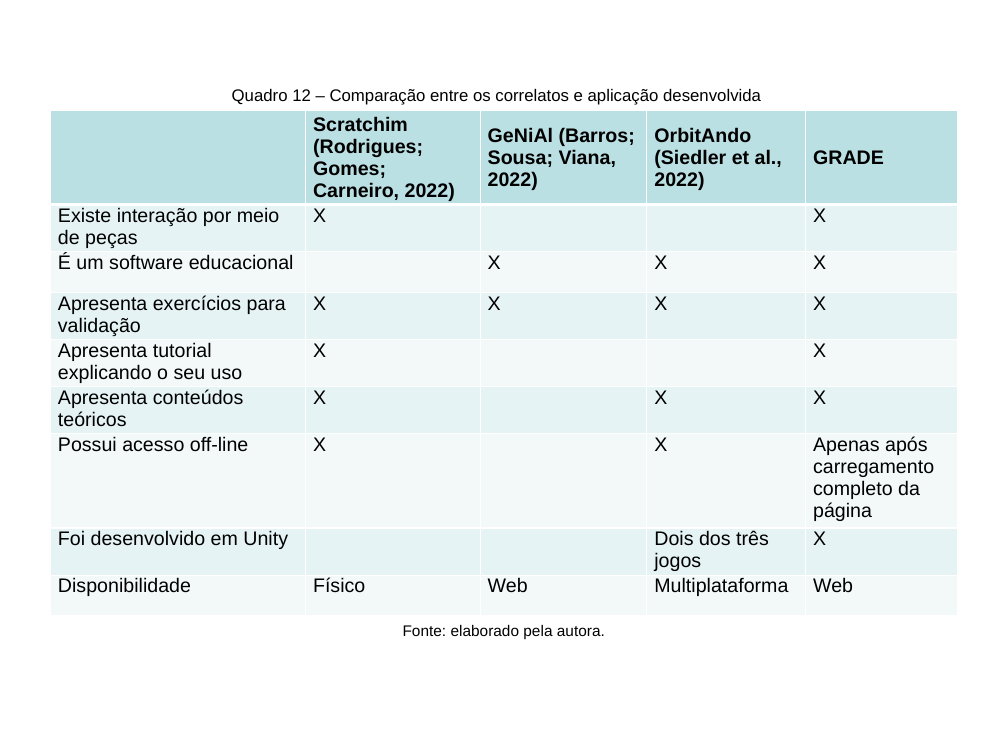
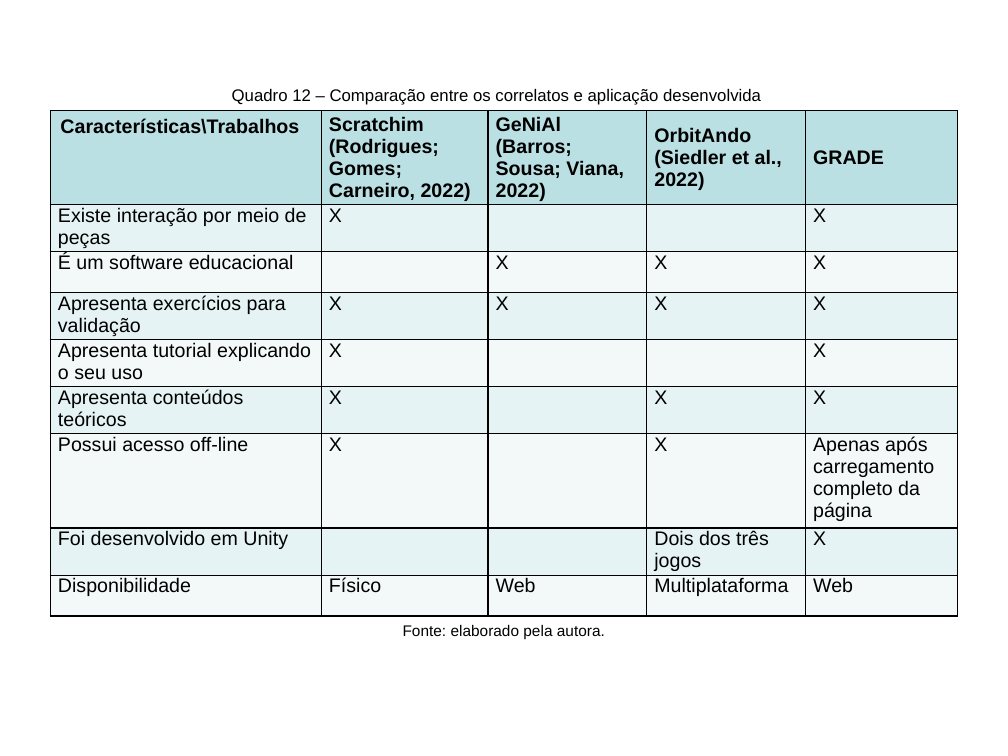
Before and after one commit to PanicAThePython/tcc_NataliaSensWeise, a slide deck: slide 36 of Slides_NataliaSensWeise.pptx (slide 31 before the commit). Drawn at 1008x756 pixels with LibreOffice and Linux fonts; fonts in the diff are those of the drawing; background and template pictures are left out. Boxes give left, top, right and bottom in pixels: in the first picture for what was removed or moved away, otherwise in the second. Text is boxed around its words. In the diff, an @@ line names an element or a change of style, - is before the commit and + after.

```diff
--- a/Slides_NataliaSensWeise.pptx
+++ b/Slides_NataliaSensWeise.pptx
@@ table at [50, 111, 957, 616] @@
-row 1, column 1: 
+row 1, column 1: Características\Trabalhos
@@ borders changed @@
```
Also in this commit, not shown: 14 other slides changed, 5 slides added, 6 other files.
